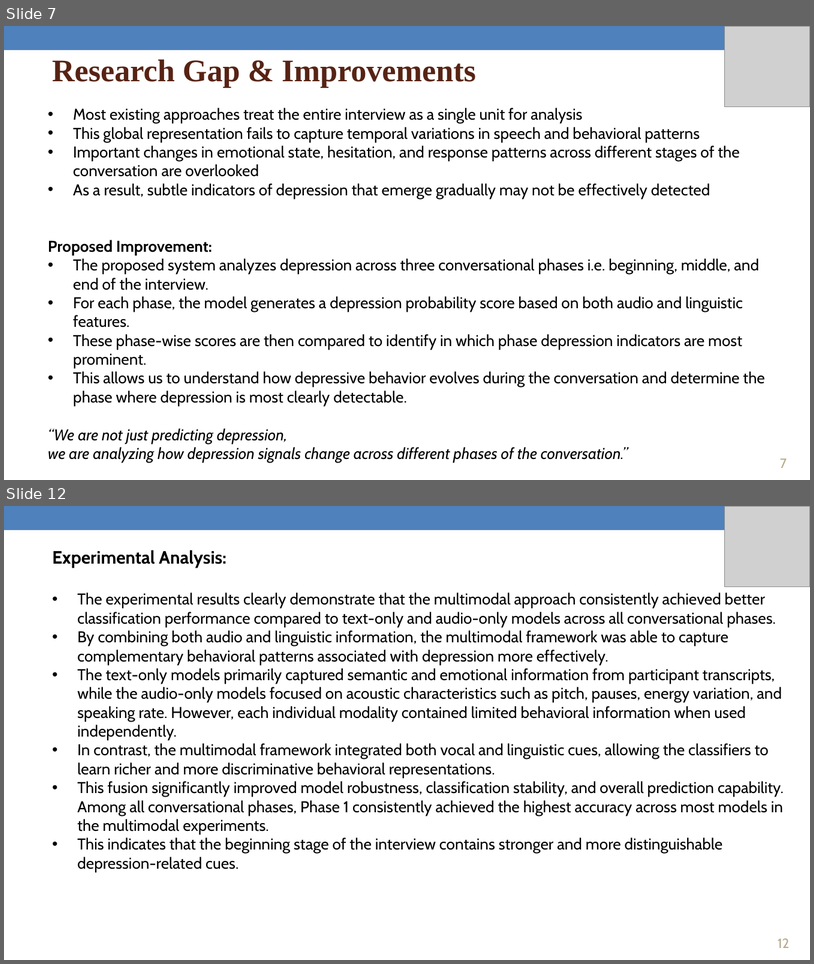
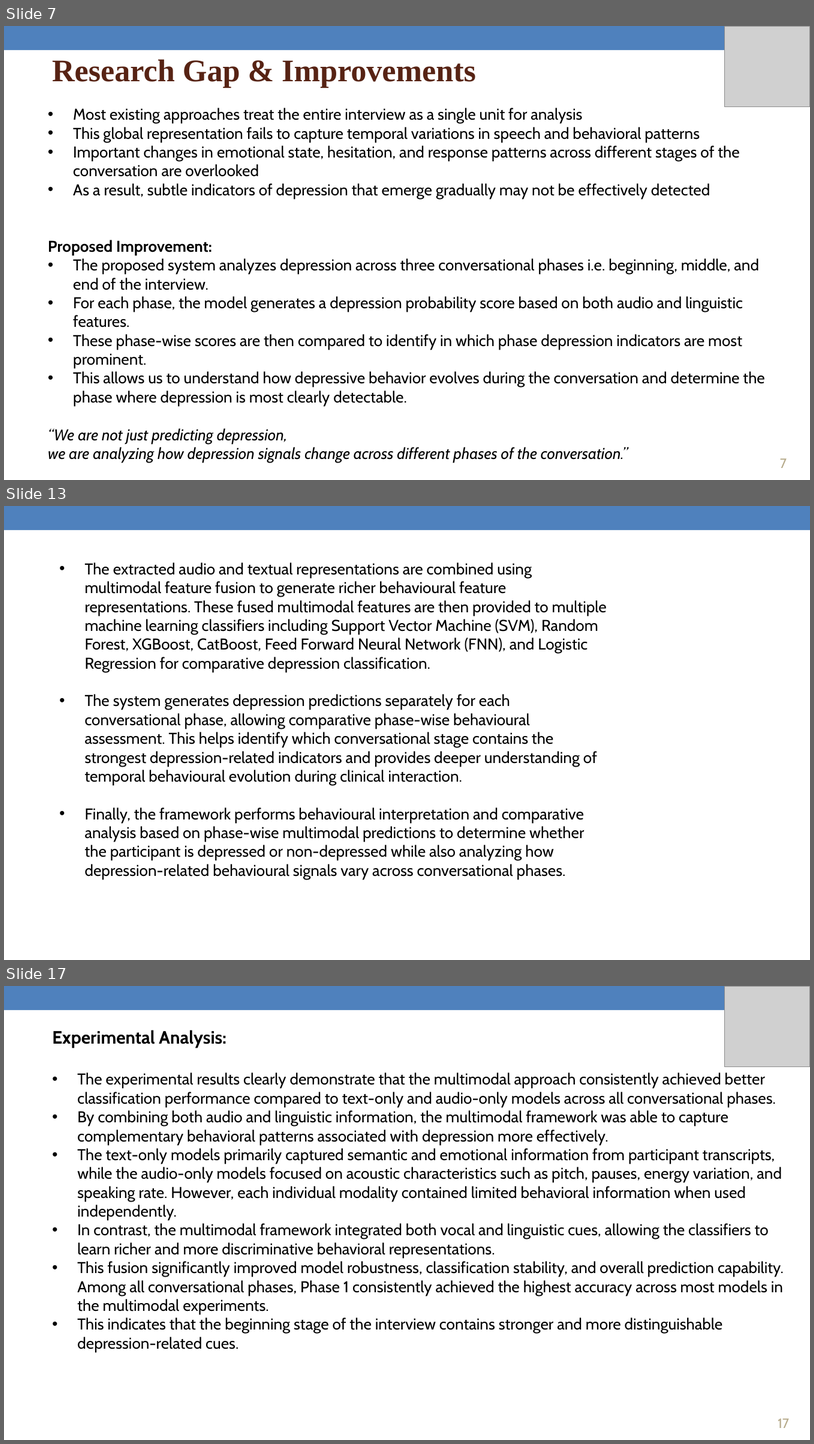
Before and after one commit to AuRa123456/mental-health-fyrp, a slide deck: FRP Documents/FYRP End-term Presentation PPT.pptx. Shown one above the other, each under a label of ours: slides 7 and 12 before the commit, slides 7, 13 and 17 after it; the slides between them are not shown. The pictures are 814x964 and 814x1444 pixels, drawn with LibreOffice and Linux fonts; fonts in the diff are those of the drawing; grey boxes stand for pictures. Boxes give left, top, right and bottom in pixels: in the first picture for what was removed or moved away, otherwise in the second. Text is boxed around its words. In the diff, an @@ line names an element or a change of style, - is before the commit and + after.

```diff
--- a/FRP Documents/FYRP End-term Presentation PPT.pptx
+++ b/FRP Documents/FYRP End-term Presentation PPT.pptx
@@ slide 13 added at (4, 506, 810, 960), background #FFFFFF; not listed: 1 template element that a slide beside it also shows @@
@@ text added at (85, 562, 607, 879), 14 pt, text #000000 @@
+• The extracted audio and textual representations are combined using multimodal feature fusion to generate richer behavioural feature representations. These fused multimodal features are then provided to multiple machine learning classifiers including Support Vector Machine (SVM), Random Forest, XGBoost, CatBoost, Feed Forward Neural Network (FNN), and Logistic Regression for comparative depression classification.
+• The system generates depression predictions separately for each conversational phase, allowing comparative phase-wise behavioural assessment. This helps identify which conversational stage contains the strongest depression-related indicators and provides deeper understanding of temporal behavioural evolution during clinical interaction.
+• Finally, the framework performs behavioural interpretation and comparative analysis based on phase-wise multimodal predictions to determine whether the participant is depressed or non-depressed while also analyzing how depression-related behavioural signals vary across conversational phases.
@@ what was slide 12 is now slide 17 @@
@@ page number at (778, 1418, 789, 1428): text changed @@
-12
+17
```
Also in this commit, not shown: 6 slides changed, 4 other slides added.
